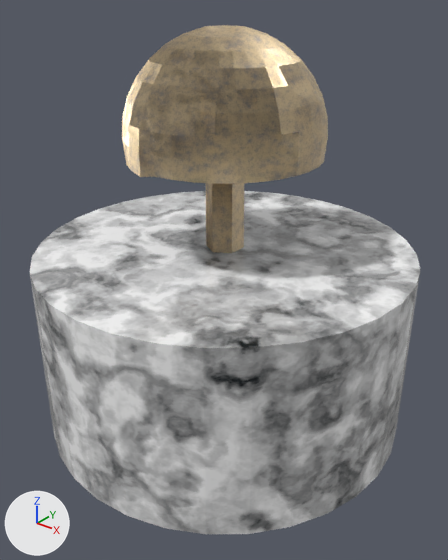
A saved change to the Blender file Assets/Objects/mushroom.blend.
The view is the same before and after, from a camera (50 mm lens) standing at (1.9, -2.38, 2.29) and looking at (0.05, -0.07, 0.86). Arrows for +X, +Y and +Z are at lower left; the lights stay in place.

Names of what the first picture shows: 'braz'.
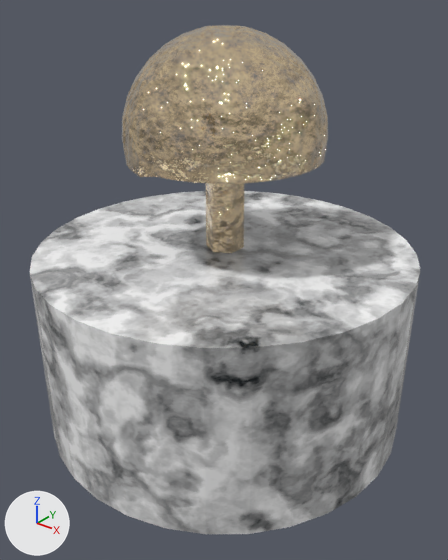
What changed in the scene script:
```text
Add img_braz_grzyb_roughness_png:
    img_braz_grzyb_roughness_png = load_image('braz_grzyb_roughness.png', 'braz_grzyb_roughness.png', 1024, 1024, 'sRGB')
Change mat_braz:
    remove n2 = _N.new('ShaderNodeTexImage'); n2.name = 'Image Texture'
    remove n2.image = img_braz_grzyb_png
    where n6 = _N.new('ShaderNodeTexImage'); n6.name = 'Image Texture.004'
    n6.image: img_braz -> img_braz_grzyb_roughness_png
    where n7 = _N.new('ShaderNodeTexImage'); n7.name = 'Image Texture.002'
    n7.image: img_braz_grzyb_normal_png -> img_braz
    add n2 = _N.new('ShaderNodeTexImage'); n2.name = 'Image Texture'
    add n2.image = img_braz_grzyb_png
```

Where the change shows, as pixel boxes [x1, y1, x2, y2] in the pictures (448 x 560 px):
'braz', surface changed (brown to beige): [122, 25, 328, 256] in both
